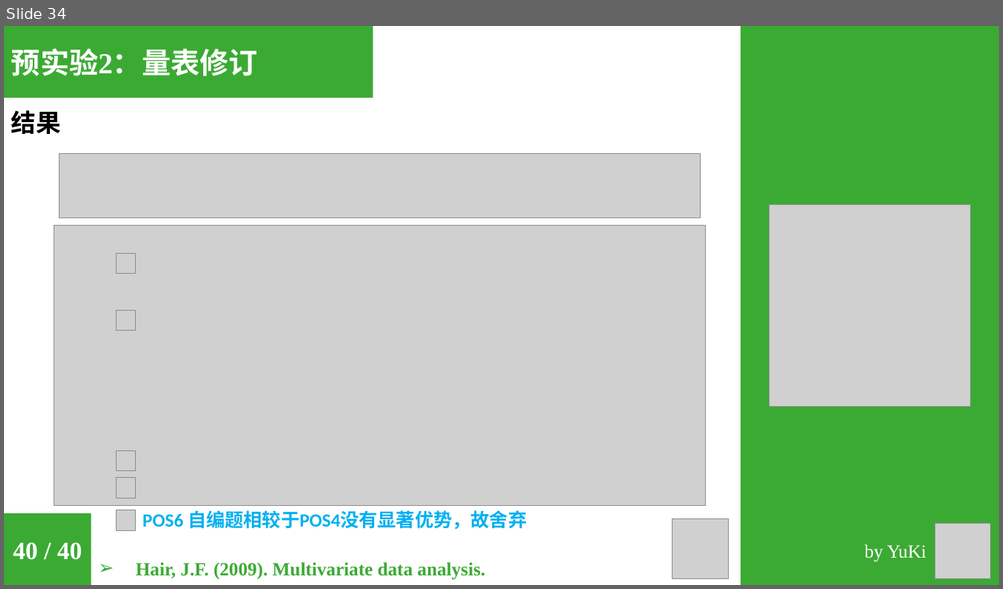
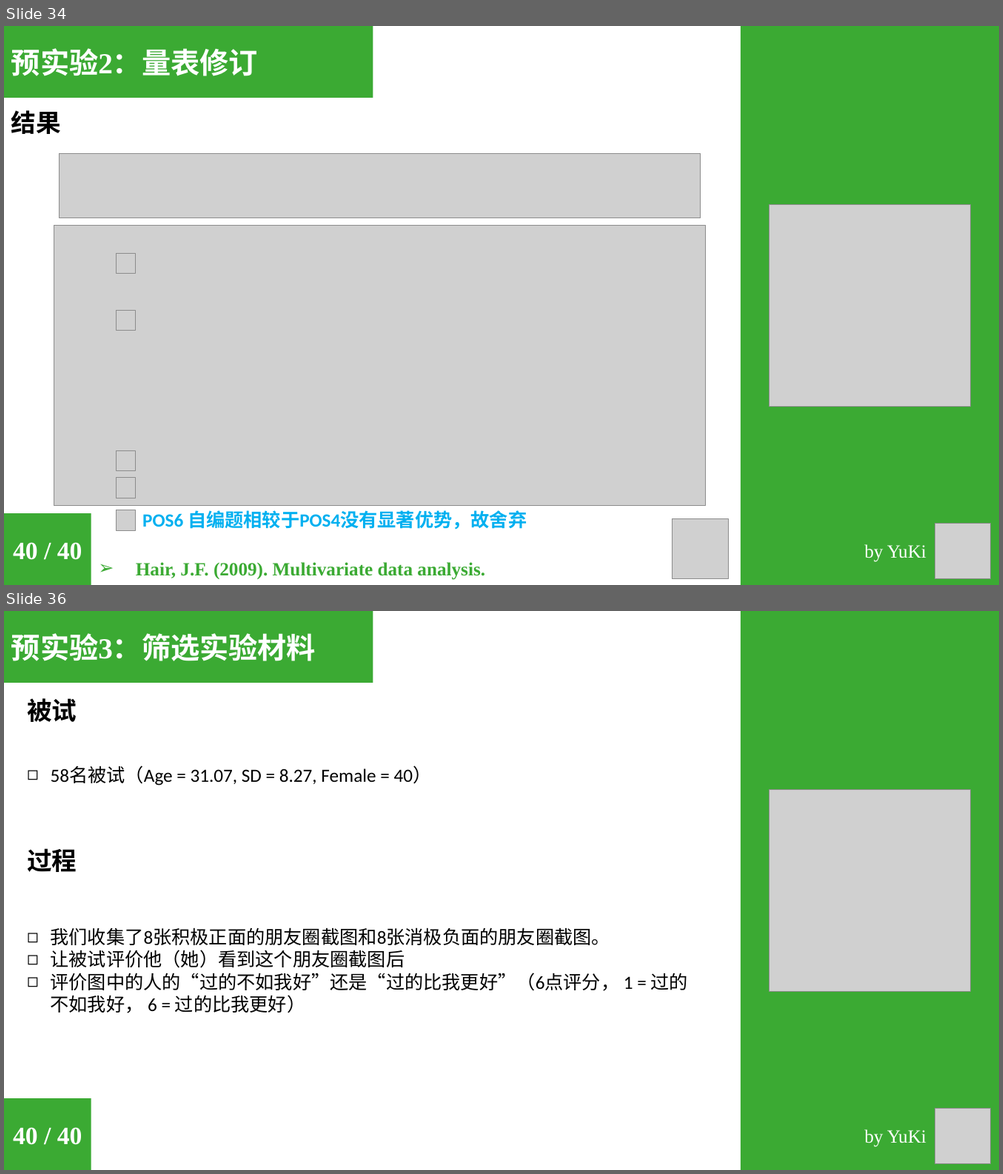
Before and after one commit to sinnyuki/SCO, a slide deck: 6_Reports/6_3_Midterm_Report/Midterm_Report.pptx. Shown one above the other, each under a label of ours: slide 34 before the commit, slides 34 and 36 after it; the slides between them are not shown. The pictures are 1003x589 and 1003x1174 pixels, drawn with LibreOffice and Linux fonts; fonts in the diff are those of the drawing; grey boxes stand for pictures. Boxes give left, top, right and bottom in pixels: in the first picture for what was removed or moved away, otherwise in the second. Text is boxed around its words. In the diff, an @@ line names an element or a change of style, - is before the commit and + after.

Commit message:
v0.0.5
完成了预实验3
筛选实验材料

```diff
--- a/6_Reports/6_3_Midterm_Report/Midterm_Report.pptx
+++ b/6_Reports/6_3_Midterm_Report/Midterm_Report.pptx
@@ slide 36 added at box(4, 611, 999, 1170), background #FFFFFF @@
@@ rectangle added at box(4, 611, 373, 683), fill #3BAA33, 28 pt, text #FFFFFF, bold @@
+预实验3：筛选实验材料
@@ rectangle added at box(740, 611, 999, 1170), fill #3BAA33 @@
@@ text added at box(27, 698, 77, 722), 24 pt, text #000000, bold @@
+被试
@@ text added at box(51, 766, 432, 786), 18 pt, text #000000 @@
+◻ 58名被试（Age = 31.07, SD = 8.27, Female = 40）
@@ picture added at box(768, 790, 970, 991) @@
@@ text added at box(27, 849, 77, 872), 24 pt, text #000000, bold @@
+过程
@@ text added at box(51, 928, 688, 1014), 18 pt, text #000000 @@
+◻ 我们收集了8张积极正面的朋友圈截图和8张消极负面的朋友圈截图。
+◻ 让被试评价他（她）看到这个朋友圈截图后
+◻ 评价图中的人的“过的不如我好”还是“过的比我更好”（6点评分， 1 = 过的不如我好， 6 = 过的比我更好）
@@ rectangle added at box(4, 1099, 91, 1170), fill #3BAA33, 24 pt, text #FFFFFF, bold @@
+40 / 40
@@ picture added at box(934, 1109, 990, 1165) @@
@@ text added at box(864, 1130, 926, 1147), 18 pt, text #FFFFFF @@
+by YuKi
```
Also in this commit, not shown: 5 slides changed, 14 other slides added, 2 slides removed, 33 other files.
